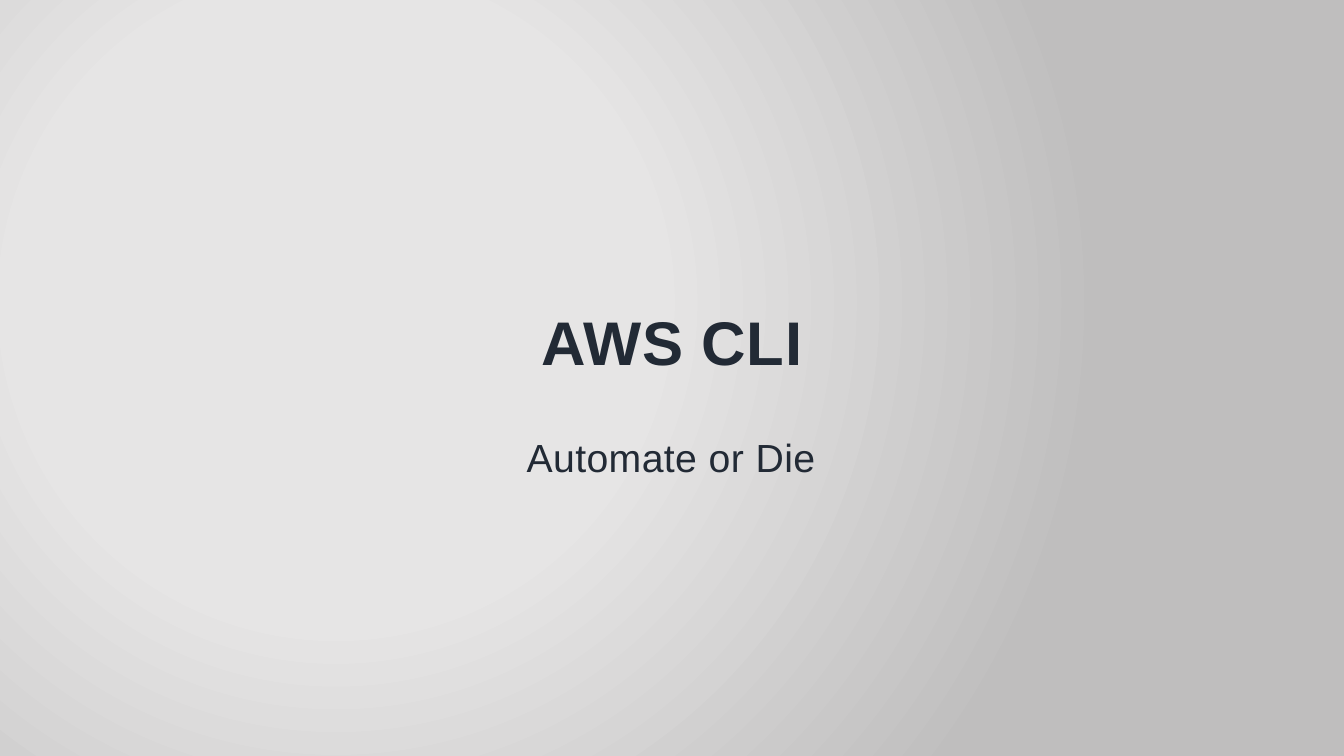
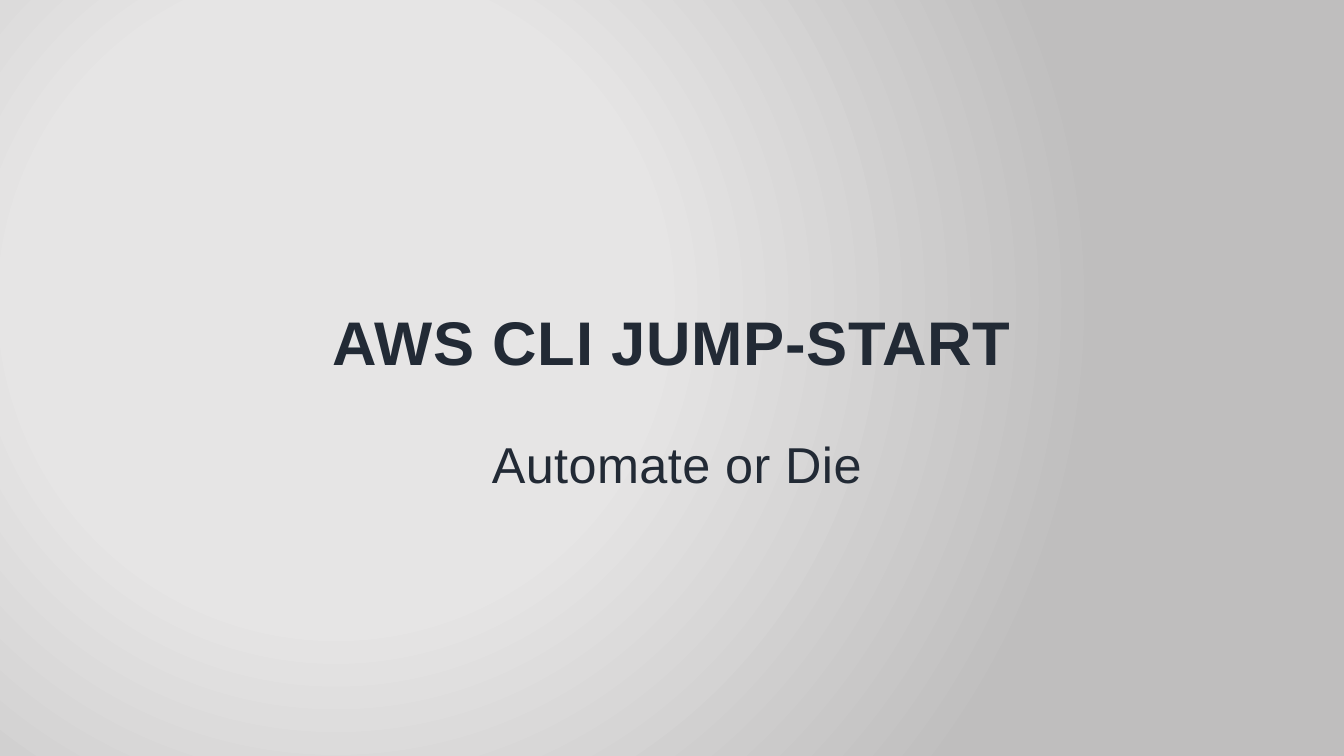
Before and after one commit to jonathan-r-jones/Composable-Batch-Files, a slide deck: slide 1 of jaws.pptx. Drawn at 1344x756 pixels with LibreOffice and Linux fonts; fonts in the diff are those of the drawing; background and template pictures are left out. Boxes give left, top, right and bottom in pixels: in the first picture for what was removed or moved away, otherwise in the second. Text is boxed around its words. In the diff, an @@ line names an element or a change of style, - is before the commit and + after.

```diff
--- a/jaws.pptx
+++ b/jaws.pptx
@@ title at box(333, 322, 1010, 366): text changed @@
-AWS CLI
+AWS CLI JUMP-START
@@ subtitle "Automate or Die" at box(492, 446, 861, 484): size 28 to 36 pt; more space between paragraphs @@
```
Also in this commit, not shown: 5 other slides changed, 5 slides added, 2 slides removed, 3 other files.
